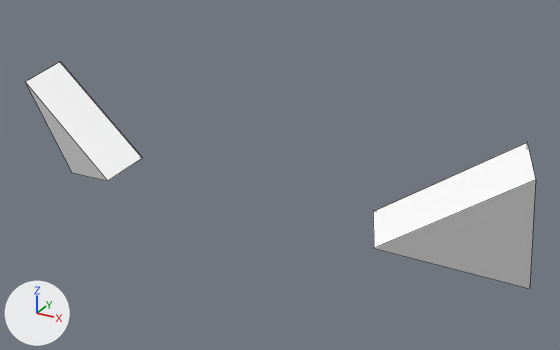
Two versions of the OBJ model src/main/resources/assets/funpackcustom/models/item/beatstream_speakers.obj, one commit apart.
One viewpoint serves both versions: a camera (50 mm lens) standing at (0.718, -0.842, 0.795) and looking at (0.513, -0.468, 0.608). Lighting does not change. The marker at lower left points along +X, +Y and +Z. The first picture is the older version. Mesh edges are drawn as thin lines. Where no turn or scale is listed for an object, it has been applied to the vertices. Vertices at exactly the same position are counted once.

Objects in the first picture: 'beatstream_speakers'.
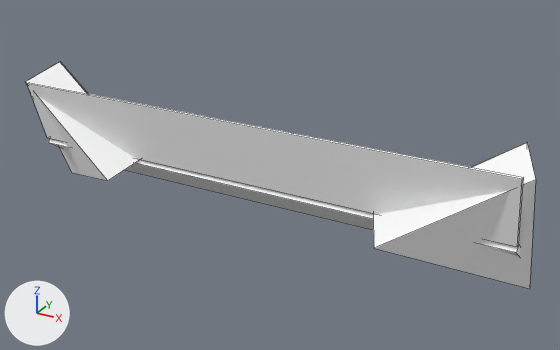
What changed in the scene script:
```text
Change me_beatstream_speakers:
    used by ob_beatstream_speakers; location = (0.0, 0.0, 0.0)
    remove me_beatstream_speakers.from_pydata(...)  # 18 vertices, 12 faces; spans x 0.337..0.663, y -0.506..-0.439, z 0.571..0.657
    add me_beatstream_speakers.from_pydata(...)  # 32 vertices, 24 faces; spans x 0.337..0.663, y -0.506..-0.439, z 0.571..0.657
    me_beatstream_speakers part 1: a new loose piece of 14 vertices spanning x 0.343..0.658, y -0.498..-0.441, z 0.573..0.648, in mat_materials_surface (its picture is missing)
```

Pixel boxes [x1, y1, x2, y2] of what changed, in the pictures (560 x 350 px):
part 1 of me_beatstream_speakers, added
    after: [27, 83, 524, 257]
